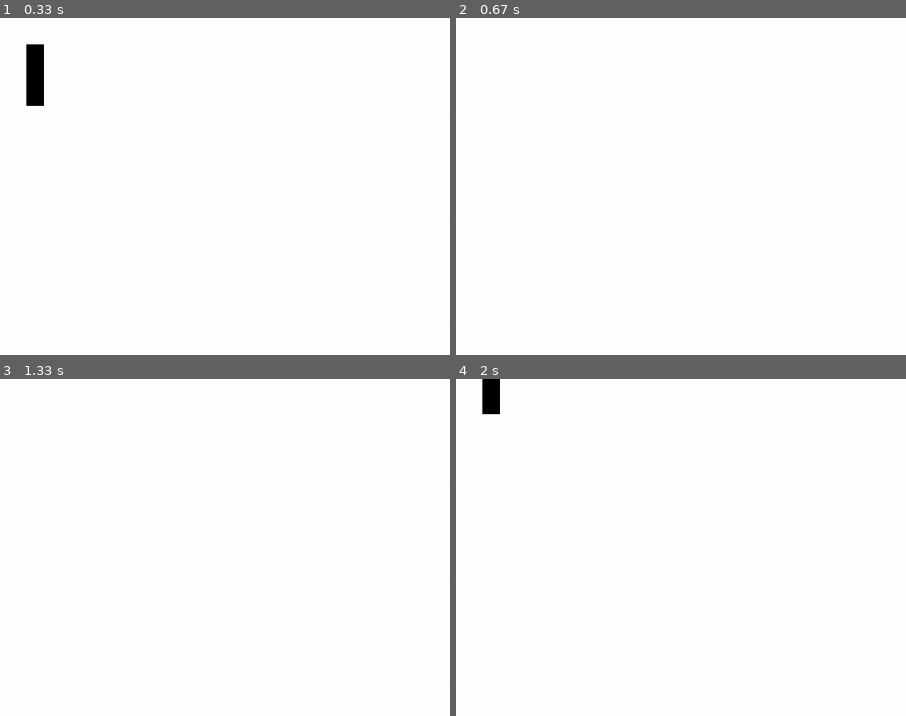
Above: before the commit, frames 1-4 (two rows, left to right).
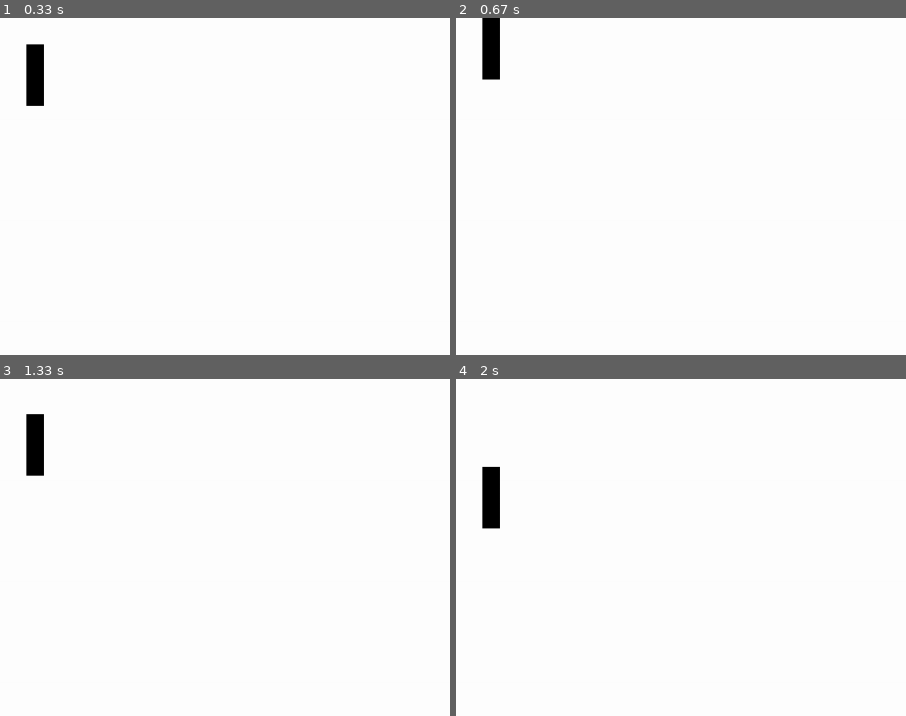
Above: after the commit, the same moments.

Repository: nicholask98/pong-pygame
Game: pygame game, started from main.py
Same seed, same stepped clock (60 frames per second), same inputs: the game is played once before the commit and once after it.
Inputs:
- Up to frame 1 (0.33 s): no input
- Up to frame 2 (0.67 s): hold Up from 0.33 s (still down)
- Up to frame 3 (1.33 s): release Up at 0.8 s; hold Down 0.83-1.13 s; hold Up from 1.17 s (still down)
- Up to frame 4 (2 s): release Up at 1.53 s; hold Down 1.57-1.93 s; hold Up from 1.97 s (still down)
The pictures show only the part of the screen within x 0-50%, y 0-50%; the shares and areas given below are measured in that part.

Frame 1 is identical in both runs. In frame 2, 0.7% of the frame differs, in the area x 5-10%, y 0-19%; in frame 3, 0.7%; in frame 4, 1.2%, in the area x 5-10%, y 0-45%.

Commit message:
readme (check it)

Diff:
--- a/main.py
+++ b/main.py
@@ -12,10 +12,10 @@
 
 class Paddle:
     def __init__(self):
-        pass
+        self.height = 70
 
     def draw(self):
-        pygame.draw.rect(screen, (0, 0, 0), (self.x, self.y, 20, 70))
+        pygame.draw.rect(screen, (0, 0, 0), (self.x, self.y, 20, self.height))
 
 
 class Player(Paddle):
@@ -41,6 +41,8 @@
 
 done = False
 
+vel = 5
+
 while not done:
     for event in pygame.event.get():
         if event.type == QUIT:
@@ -50,10 +52,17 @@
 
     pressed = pygame.key.get_pressed()
 
+    # Player Controls
     if pressed[K_UP]:
-        player.y -= 5
+        player.y -= vel
     if pressed[K_DOWN]:
-        player.y += 5
+        player.y += vel
+
+    if player.y >= SCREEN_HEIGHT - player.height:
+        player.y = SCREEN_HEIGHT - player.height
+    elif player.y <= 0:
+        player.y = 0
+
     player.draw()
 
     pygame.display.update()
Not shown, changed: README.md
